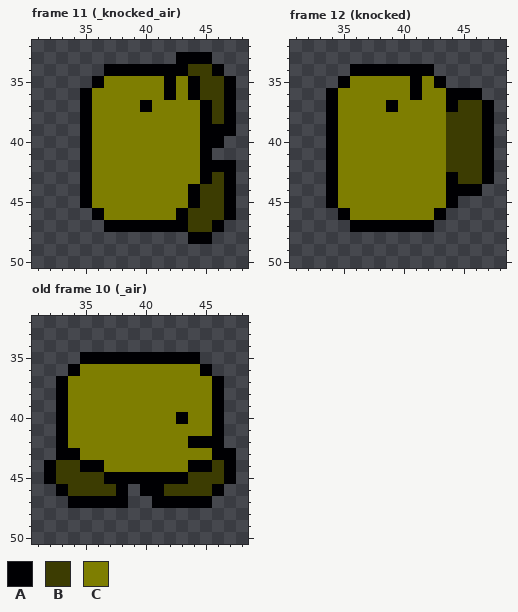
Two versions of one pixel-art file, assets/aseprite/waddle.aseprite. This is how it looked before the edit.
80x80 pixels, 12 frames. Shown: frame 11 (_knocked_air): x 31..48, y 32..50; frame 12 (knocked): x 31..48, y 32..50; old frame 10 (_air): x 31..48, y 32..50. The commit also changed other frames, which this record leaves out.
Palette (. is transparent): A #000003  B #3c3c02  C #7e7e01
The same view after the edit:
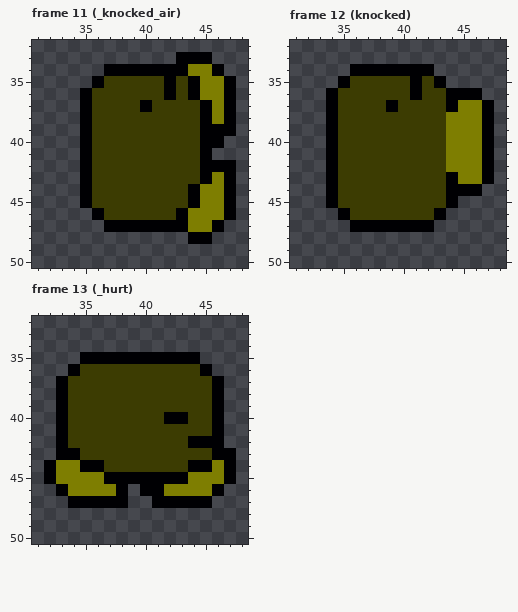
A new or re-ordered frame is compared with the old frame closest to it.
From old to new:
frames 12 -> 13
colour B: #3c3c02 -> #7e7e01
colour C: #7e7e01 -> #3c3c02
Frame 13 (_hurt) is new; against old frame 10 (_air), layer "Layer 2":
y 40: x 42 C -> A
Changed places in both pictures, as pixel boxes (x1, y1, x2, y2):
changed: (92, 64, 224, 232)
changed: (338, 76, 482, 220)
changed: (56, 364, 224, 496)
